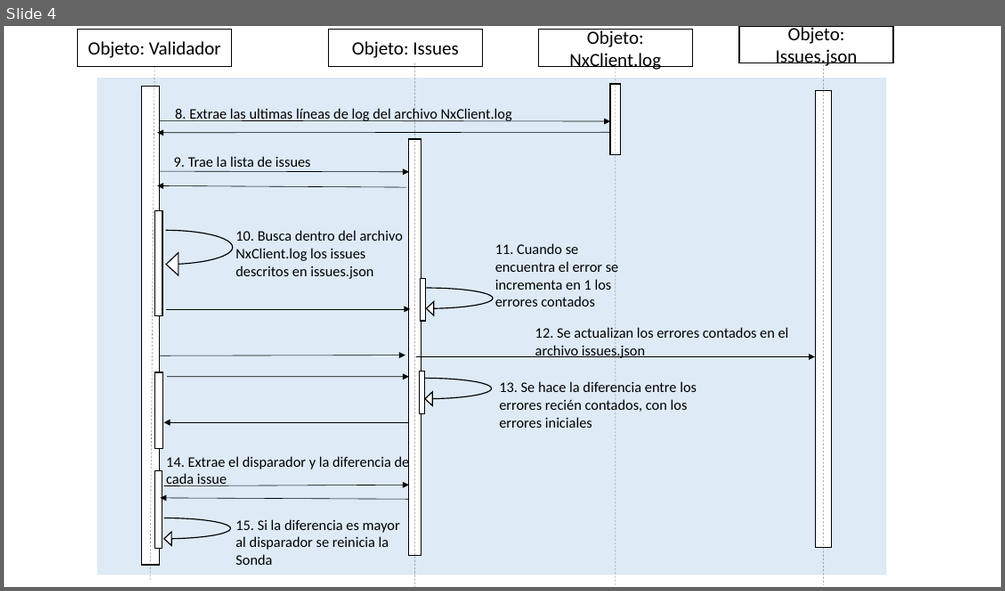
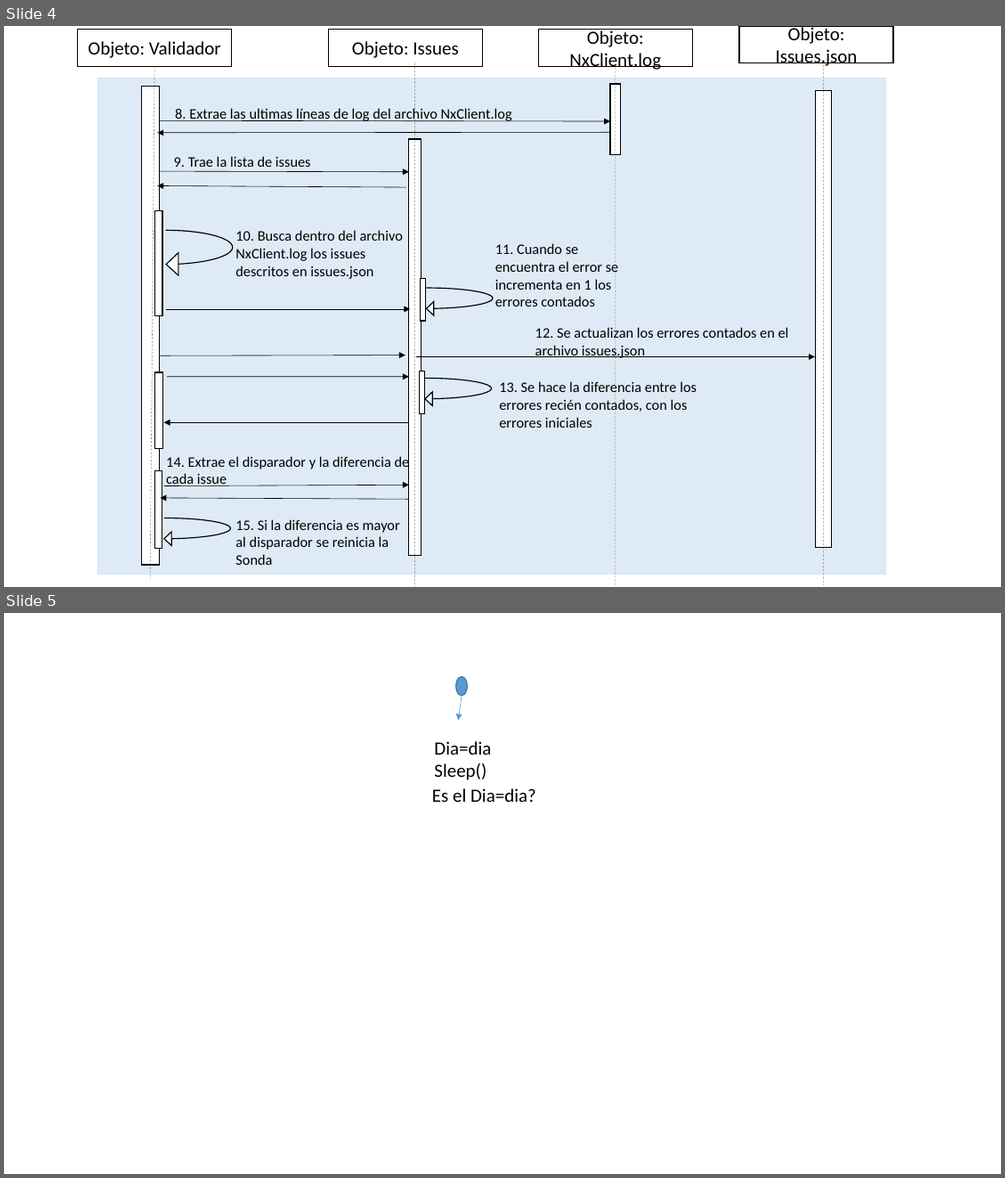
Before and after one commit to juande007/generadorDeReporte, a slide deck: Documentación/Diagrama de Clases.pptx. Shown one above the other, each under a label of ours: slide 4 before the commit, slides 4 and 5 after it. The pictures are 1005x591 and 1005x1178 pixels, drawn with LibreOffice and Linux fonts; fonts in the diff are those of the drawing. Boxes give left, top, right and bottom in pixels: in the first picture for what was removed or moved away, otherwise in the second. Text is boxed around its words. In the diff, an @@ line names an element or a change of style, - is before the commit and + after.

```diff
--- a/Documentación/Diagrama de Clases.pptx
+++ b/Documentación/Diagrama de Clases.pptx
@@ slide 5 added at [4, 613, 1001, 1174], background #FFFFFF @@
@@ ellipse added at [455, 676, 467, 695], fill #5B9BD5, outline #43739E 1 pt @@
@@ arrow added from (461, 695) to (458, 720), #5B9BD5 0.5 pt @@
@@ text added at [434, 741, 491, 780], 18 pt, text #000000 @@
+Dia=dia
+Sleep()
@@ text added at [432, 788, 536, 802], 18 pt, text #000000 @@
+Es el Dia=dia?
```
Also in this commit, not shown: 17 other files.
